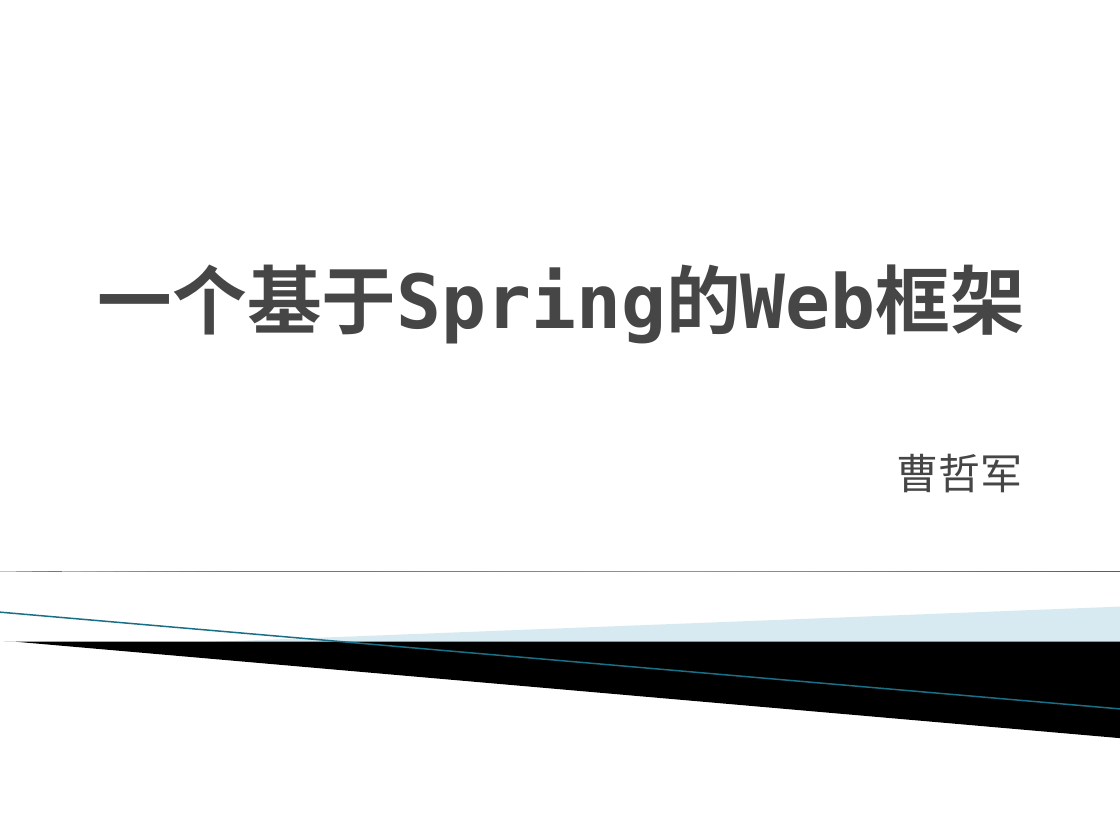
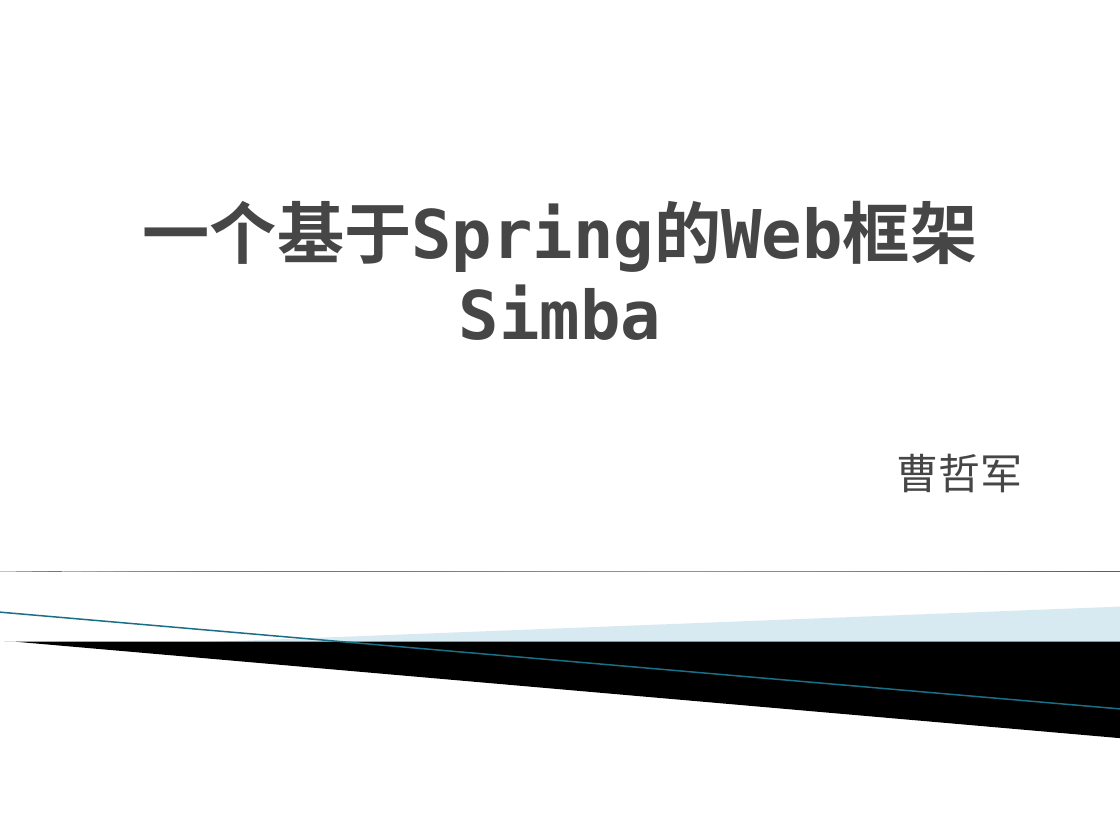
Before and after one commit to nikorliu/simbaRoot, a slide deck: slide 1 of doc/框架使用说明.pptx. Drawn at 1120x840 pixels with LibreOffice and Linux fonts; fonts in the diff are those of the drawing; background and template pictures are left out. Boxes give left, top, right and bottom in pixels: in the first picture for what was removed or moved away, otherwise in the second. Text is boxed around its words. In the diff, an @@ line names an element or a change of style, - is before the commit and + after.

Commit message:
框架使用说明ppt更新

```diff
--- a/doc/框架使用说明.pptx
+++ b/doc/框架使用说明.pptx
@@ title at (143, 200, 978, 340): text changed; size 48 to 43.2 pt @@
-一个基于Spring的Web框架
+一个基于Spring的Web框架
+Simba
```
Also in this commit, not shown: 17 other slides changed, 15 slides added, 8 slides removed, 1 other file.
